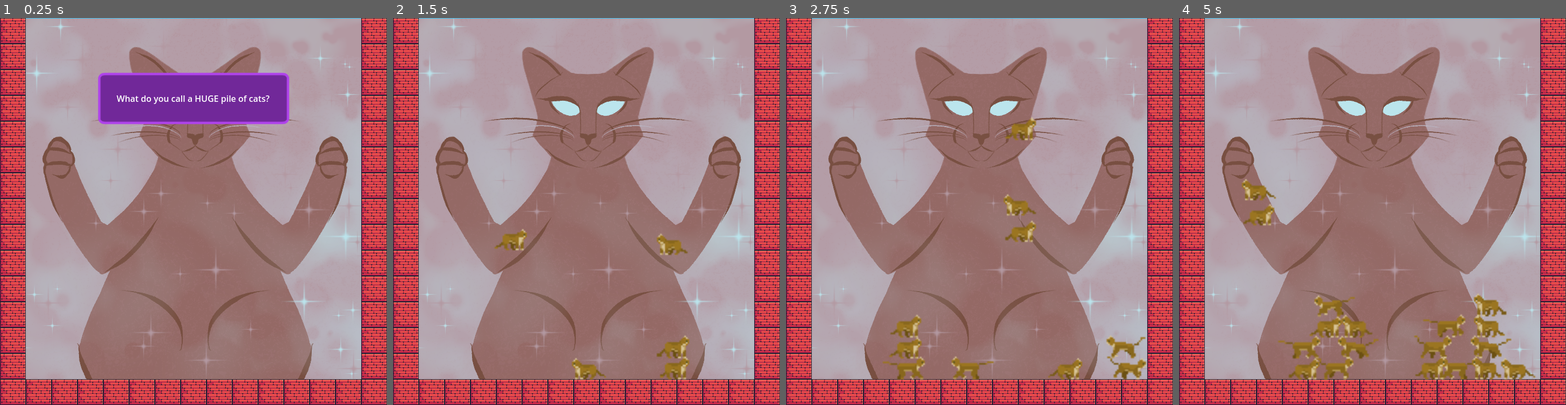
Above: before the commit, frames 1-4 (left to right).
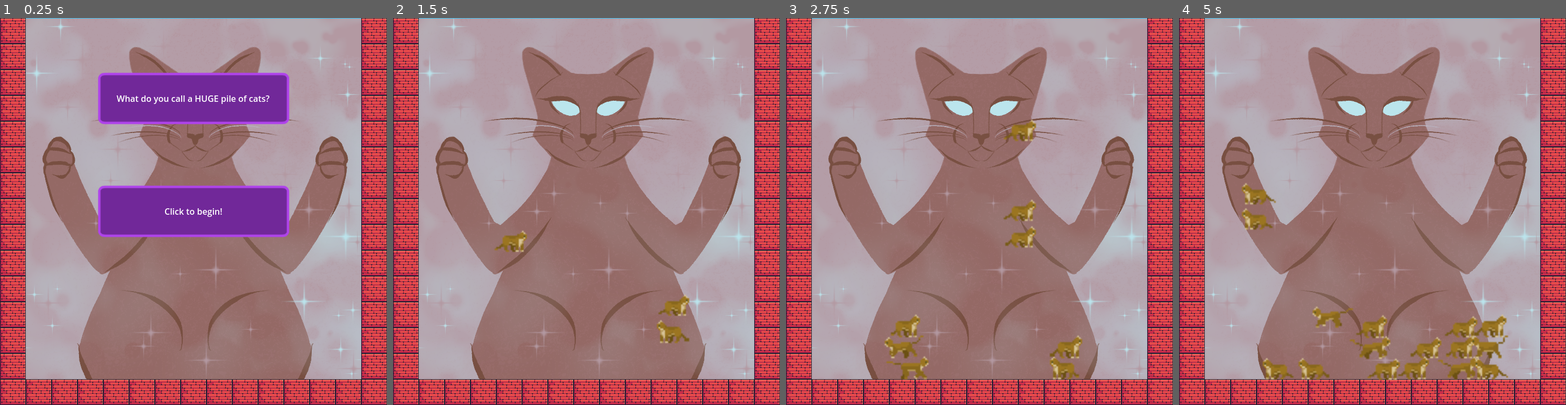
Above: after the commit, the same moments.

Repository: aceysmith/dad-jokes-irl
Game: Godot game, scene res://Meow-tain/meow_tain.tscn
The game is run twice, just before and just after one commit, with the same random seed, the same clock (stepped at 60 frames per second) and the same inputs. This scene is started directly instead of the project's main scene.
Inputs (mouse positions are in pixels of both pictures, inside the frame that each line leads up to):
- Up to frame 1 (0.25 s): no input
- Up to frame 2 (1.5 s): tap Enter (ui_accept) at 0.5, 0.77 s; move the mouse to (671, 192) at 0.52 s; hold Right (ui_right) 0.53-1.28 s; click (671, 192) at 0.67 s; move the mouse to (509, 230) at 1.27 s; hold Down (ui_down) from 1.28 s (still down)
- Up to frame 3 (2.75 s): tap Enter (ui_accept) at 1.52 s; move the mouse to (1018, 126) at 2.02 s; release Down (ui_down) at 2.03 s; hold Right (ui_right) from 2.03 s (still down)
- Up to frame 4 (5 s): move the mouse to (1353, 288) at 2.77 s; release Right (ui_right) at 2.78 s; hold Up (ui_up) 2.78-3.53 s; click (1353, 288) at 2.92 s; tap Enter (ui_accept) at 3.02, 3.77, 4.52 s; move the mouse to (1488, 269) at 3.52 s; hold Left (ui_left) from 3.53 s (still down); move the mouse to (1256, 153) at 4.27 s

The runs differ from the first frame. In frame 1, 6.6% of the frame differs, in the area x 25-75%, y 43-57%; in frame 2, 1.7%; in frame 3, 2.6%; in frame 4, 6.1%.

Commit message:
Wait to spawn cats until instructions are read and dismissed

Diff:
--- a/Meow-tain/meow_tain.gd
+++ b/Meow-tain/meow_tain.gd
@@ -6,8 +6,10 @@
 var can_click = true
 var stop_spawn
 func _ready():
-	stop_spawn = false
-	set_cooldown()
+	instructions_hidden.connect(func():
+		stop_spawn = false
+		set_cooldown()
+	)
 
 func set_cooldown():
 	print('set_cooldown')
--- a/Meow-tain/meow_tain.tscn
+++ b/Meow-tain/meow_tain.tscn
@@ -493,8 +493,8 @@
 [node name="JokeSetupLabel" parent="JokeSetupContainer" index="0"]
 text = "What do you call a HUGE pile of cats?"
 
-[node name="InstructionsContainer" parent="." index="9"]
-visible = false
+[node name="InstructionsLabel" parent="InstructionsContainer" index="0"]
+text = "Click to begin!"
 
 [node name="JokePunchlineLabel" parent="JokePunchlineContainer" index="0"]
 text = "A \"Meowntain\"!"
